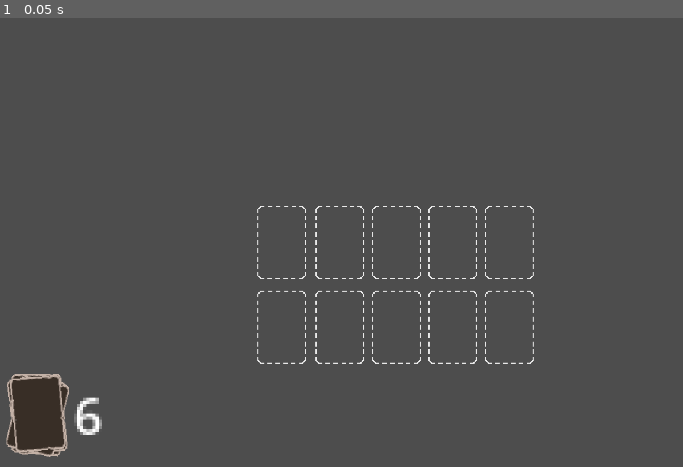
Above: before the commit, frame 1.
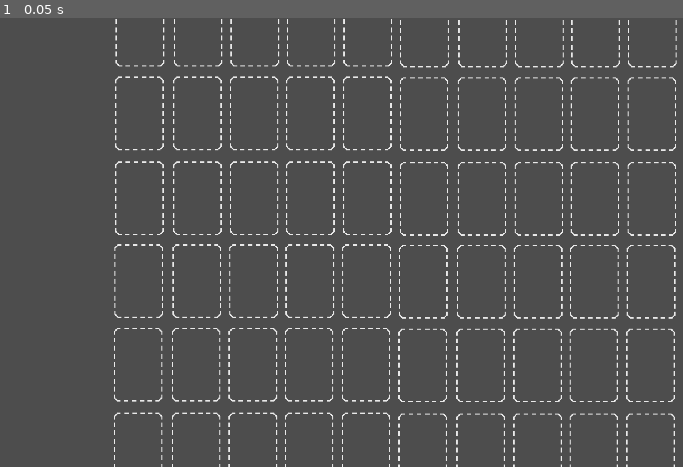
Above: after the commit, the same moment.

Repository: balaborde/Solar-Bloom
Game: Godot game, scene res://Scenes/main.tscn
Two runs of this game, one before a commit and one after it. Both use one fixed random seed, a clock stepped at 60 frames per second and the inputs below.
Inputs:
- Up to frame 1 (0.05 s): no input

The runs differ from the first frame. In frame 1, 6.3% of the frame differs, in the area x 0-100%, y 0-100%.

Commit message:
UPDT: 60 card slots and fullscreen

Diff:
--- a/Scenes/main.tscn
+++ b/Scenes/main.tscn
@@ -18,40 +18,191 @@
 [node name="CardManager" type="Node2D" parent="."]
 script = ExtResource("1_qeg6w")
 
+[node name="CardSlot11" parent="." instance=ExtResource("3_r7xui")]
+position = Vector2(-48, 62)
+
+[node name="CardSlot12" parent="." instance=ExtResource("3_r7xui")]
+position = Vector2(-229, 62)
+
+[node name="CardSlot13" parent="." instance=ExtResource("3_r7xui")]
+position = Vector2(-139, 62)
+
+[node name="CardSlot14" parent="." instance=ExtResource("3_r7xui")]
+position = Vector2(-320, 62)
+
+[node name="CardSlot15" parent="." instance=ExtResource("3_r7xui")]
+position = Vector2(-413, 62)
+
 [node name="CardSlot6" parent="." instance=ExtResource("3_r7xui")]
-position = Vector2(181, 0)
+position = Vector2(-49, 196)
 
 [node name="CardSlot7" parent="." instance=ExtResource("3_r7xui")]
+position = Vector2(-230, 196)
 
 [node name="CardSlot8" parent="." instance=ExtResource("3_r7xui")]
-position = Vector2(90, 0)
+position = Vector2(-140, 196)
 
 [node name="CardSlot9" parent="." instance=ExtResource("3_r7xui")]
-position = Vector2(-91, 0)
+position = Vector2(-321, 196)
 
 [node name="CardSlot10" parent="." instance=ExtResource("3_r7xui")]
-position = Vector2(-184, 0)
+position = Vector2(-414, 196)
 
 [node name="CardSlot5" parent="." instance=ExtResource("3_r7xui")]
-position = Vector2(181, 136)
+position = Vector2(-49, 332)
 
 [node name="CardSlot4" parent="." instance=ExtResource("3_r7xui")]
-position = Vector2(0, 136)
+position = Vector2(-230, 332)
 
 [node name="CardSlot3" parent="." instance=ExtResource("3_r7xui")]
-position = Vector2(90, 136)
+position = Vector2(-140, 332)
 
 [node name="CardSlot2" parent="." instance=ExtResource("3_r7xui")]
-position = Vector2(-91, 136)
+position = Vector2(-321, 332)
+
+[node name="CardSlot31" parent="." instance=ExtResource("3_r7xui")]
+position = Vector2(408, 63)
+
+[node name="CardSlot32" parent="." instance=ExtResource("3_r7xui")]
+position = Vector2(227, 63)
+
+[node name="CardSlot33" parent="." instance=ExtResource("3_r7xui")]
+position = Vector2(317, 63)
+
+[node name="CardSlot34" parent="." instance=ExtResource("3_r7xui")]
+position = Vector2(136, 63)
+
+[node name="CardSlot35" parent="." instance=ExtResource("3_r7xui")]
+position = Vector2(43, 63)
+
+[node name="CardSlot36" parent="." instance=ExtResource("3_r7xui")]
+position = Vector2(407, 197)
+
+[node name="CardSlot37" parent="." instance=ExtResource("3_r7xui")]
+position = Vector2(226, 197)
+
+[node name="CardSlot38" parent="." instance=ExtResource("3_r7xui")]
+position = Vector2(316, 197)
+
+[node name="CardSlot39" parent="." instance=ExtResource("3_r7xui")]
+position = Vector2(135, 197)
+
+[node name="CardSlot40" parent="." instance=ExtResource("3_r7xui")]
+position = Vector2(42, 197)
+
+[node name="CardSlot41" parent="." instance=ExtResource("3_r7xui")]
+position = Vector2(407, 333)
+
+[node name="CardSlot42" parent="." instance=ExtResource("3_r7xui")]
+position = Vector2(226, 333)
+
+[node name="CardSlot43" parent="." instance=ExtResource("3_r7xui")]
+position = Vector2(316, 333)
+
+[node name="CardSlot44" parent="." instance=ExtResource("3_r7xui")]
+position = Vector2(135, 333)
+
+[node name="CardSlot45" parent="." instance=ExtResource("3_r7xui")]
+position = Vector2(42, 333)
+
+[node name="CardSlot16" parent="." instance=ExtResource("3_r7xui")]
+position = Vector2(-46, -341)
+
+[node name="CardSlot17" parent="." instance=ExtResource("3_r7xui")]
+position = Vector2(-227, -341)
+
+[node name="CardSlot18" parent="." instance=ExtResource("3_r7xui")]
+position = Vector2(-137, -341)
+
+[node name="CardSlot19" parent="." instance=ExtResource("3_r7xui")]
+position = Vector2(-318, -341)
+
+[node name="CardSlot20" parent="." instance=ExtResource("3_r7xui")]
+position = Vector2(-411, -341)
+
+[node name="CardSlot21" parent="." instance=ExtResource("3_r7xui")]
+position = Vector2(-47, -207)
+
+[node name="CardSlot22" parent="." instance=ExtResource("3_r7xui")]
+position = Vector2(-228, -207)
+
+[node name="CardSlot23" parent="." instance=ExtResource("3_r7xui")]
+position = Vector2(-138, -207)
+
+[node name="CardSlot24" parent="." instance=ExtResource("3_r7xui")]
+position = Vector2(-319, -207)
+
+[node name="CardSlot25" parent="." instance=ExtResource("3_r7xui")]
+position = Vector2(-412, -207)
+
+[node name="CardSlot26" parent="." instance=ExtResource("3_r7xui")]
+position = Vector2(-47, -71)
+
+[node name="CardSlot27" parent="." instance=ExtResource("3_r7xui")]
+position = Vector2(-228, -71)
+
+[node name="CardSlot28" parent="." instance=ExtResource("3_r7xui")]
+position = Vector2(-138, -71)
+
+[node name="CardSlot29" parent="." instance=ExtResource("3_r7xui")]
+position = Vector2(-319, -71)
 
 [node name="CardSlot" parent="." instance=ExtResource("3_r7xui")]
-position = Vector2(-184, 136)
+position = Vector2(-414, 332)
+
+[node name="CardSlot46" parent="." instance=ExtResource("3_r7xui")]
+position = Vector2(410, -340)
+
+[node name="CardSlot47" parent="." instance=ExtResource("3_r7xui")]
+position = Vector2(229, -340)
+
+[node name="CardSlot48" parent="." instance=ExtResource("3_r7xui")]
+position = Vector2(319, -340)
+
+[node name="CardSlot49" parent="." instance=ExtResource("3_r7xui")]
+position = Vector2(138, -340)
+
+[node name="CardSlot50" parent="." instance=ExtResource("3_r7xui")]
+position = Vector2(45, -340)
+
+[node name="CardSlot51" parent="." instance=ExtResource("3_r7xui")]
+position = Vector2(409, -206)
+
+[node name="CardSlot52" parent="." instance=ExtResource("3_r7xui")]
+position = Vector2(228, -206)
+
+[node name="CardSlot53" parent="." instance=ExtResource("3_r7xui")]
+position = Vector2(318, -206)
+
+[node name="CardSlot54" parent="." instance=ExtResource("3_r7xui")]
+position = Vector2(137, -206)
+
+[node name="CardSlot55" parent="." instance=ExtResource("3_r7xui")]
+position = Vector2(44, -206)
+
+[node name="CardSlot56" parent="." instance=ExtResource("3_r7xui")]
+position = Vector2(409, -70)
+
+[node name="CardSlot57" parent="." instance=ExtResource("3_r7xui")]
+position = Vector2(228, -70)
+
+[node name="CardSlot58" parent="." instance=ExtResource("3_r7xui")]
+position = Vector2(318, -70)
+
+[node name="CardSlot59" parent="." instance=ExtResource("3_r7xui")]
+position = Vector2(137, -70)
+
+[node name="CardSlot60" parent="." instance=ExtResource("3_r7xui")]
+position = Vector2(44, -70)
+
+[node name="CardSlot30" parent="." instance=ExtResource("3_r7xui")]
+position = Vector2(-412, -71)
 
 [node name="PlayerHand" type="Node2D" parent="."]
 script = ExtResource("4_a2so6")
 
 [node name="Deck" type="Node2D" parent="."]
-position = Vector2(-575, 275)
+position = Vector2(-806, 500)
 scale = Vector2(0.5, 0.5)
 script = ExtResource("5_6rksj")
 
--- a/Scripts/player_hand.gd
+++ b/Scripts/player_hand.gd
@@ -1,7 +1,7 @@
 extends Node2D
 
 const CARD_WIDTH = 140
-const HAND_Y_POSITION = 200
+const HAND_Y_POSITION = 450
 var player_hand = []
 
 func _ready():
--- a/project.godot
+++ b/project.godot
@@ -20,6 +20,8 @@
 
 window/size/viewport_width=1920
 window/size/viewport_height=1080
+window/size/mode=3
+window/size/resizable=false
 
 [editor]
 
